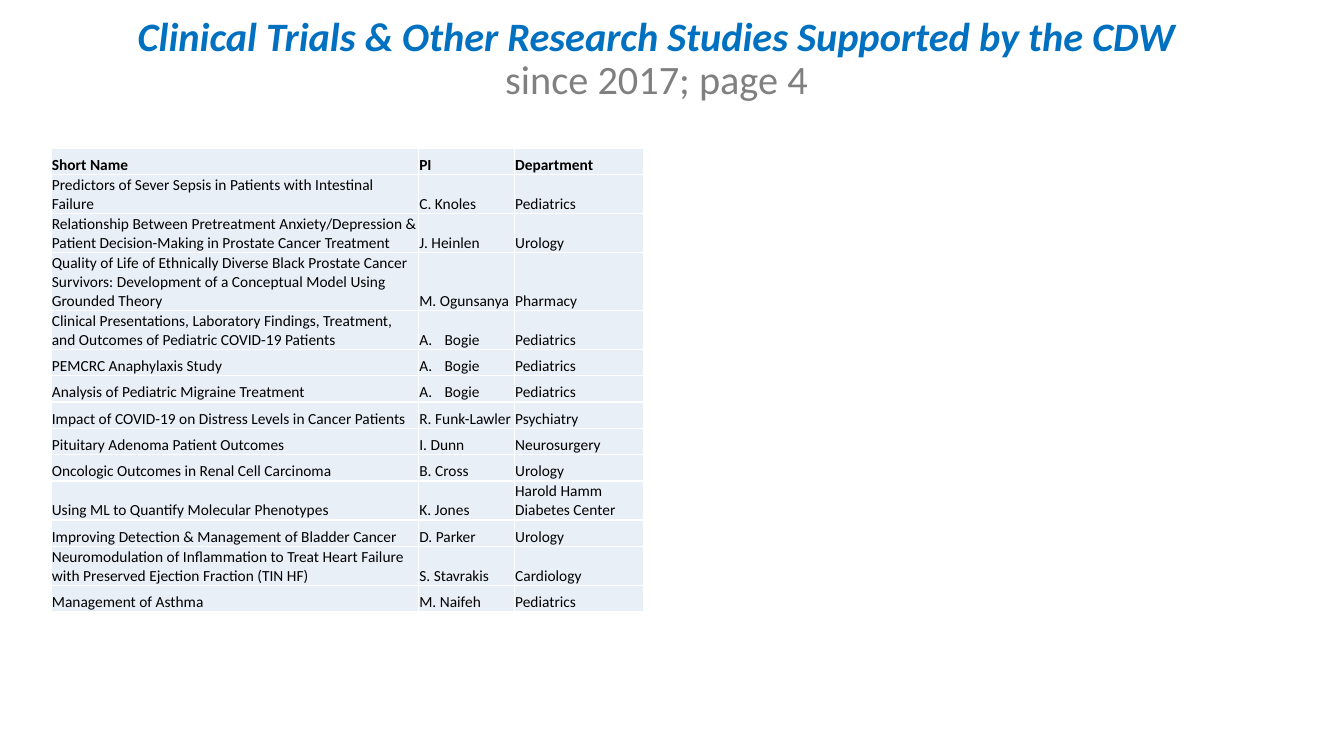
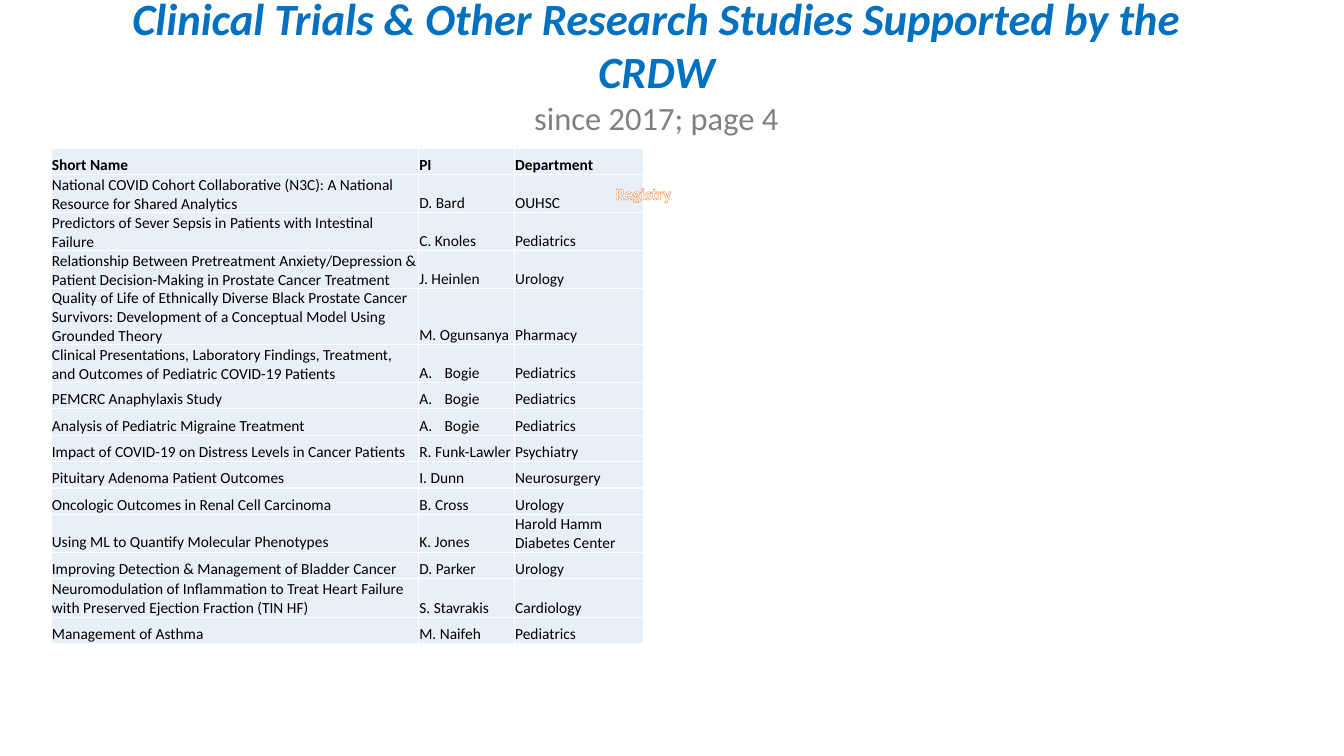
Before and after one commit to OuhscBbmc/prairie-outpost-public, a slide deck: slide 8 of publications/presentation-2020-12-ou-health/crdw-2020-12.pptx. Drawn at 1344x756 pixels with LibreOffice and Linux fonts; fonts in the diff are those of the drawing. Boxes give left, top, right and bottom in pixels: in the first picture for what was removed or moved away, otherwise in the second. Text is boxed around its words. In the diff, an @@ line names an element or a change of style, - is before the commit and + after.

Commit message:
reorganize slides
@DavidBard, start with the "isolated slides" pptx

ref https://github.com/OuhscBbmc/prairie-outpost/issues/488

```diff
--- a/publications/presentation-2020-12-ou-health/crdw-2020-12.pptx
+++ b/publications/presentation-2020-12-ou-health/crdw-2020-12.pptx
@@ text at (x1=132, y1=3, x2=1180, y2=134): text changed; size 28.8 to 31.9 pt @@
-Clinical Trials & Other Research Studies Supported by the CDW
-since 2017; page 4
+Clinical Trials & Other Research Studies Supported by the CRDW
+since 2017; page 4
@@ table at (x1=51, y1=148, x2=644, y2=646) @@
+row 2: National COVID Cohort Collaborative (N3C): A National Resource for Shared Analytics | D. Bard | OUHSC
@@ text added at (x1=615, y1=188, x2=671, y2=203), 12 pt, text #FFFFFF, bold @@
+Registry
```
Also in this commit, not shown: 10 other slides changed, 3 other files.
